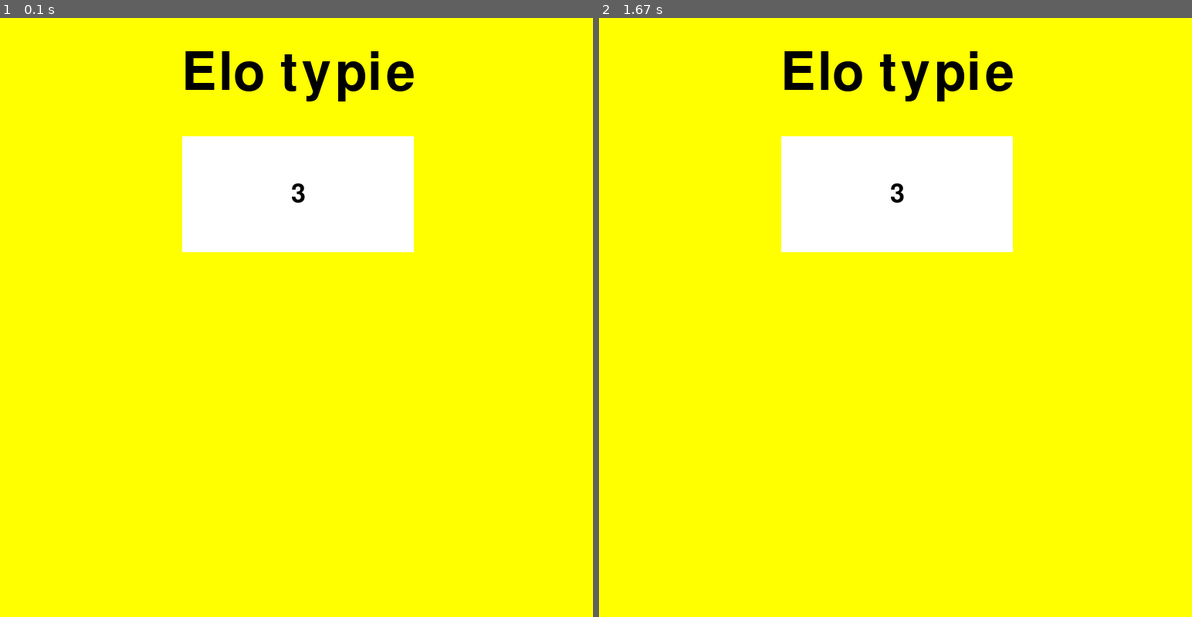
Above: before the commit, frames 1-2 (left to right).
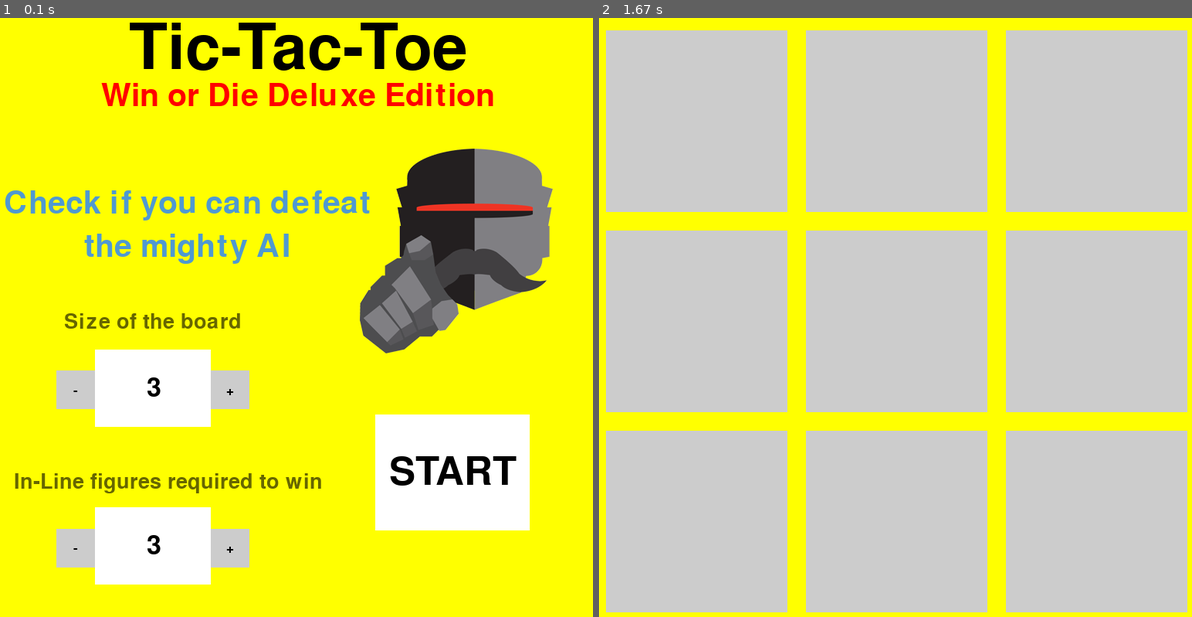
Above: after the commit, the same moments.

Repository: starmarek/AI_Pygame_tick-tack-toe
Game: pygame game, started from main.py
Two runs of this game, one before a commit and one after it. Both use one fixed random seed, a clock stepped at 60 frames per second and the inputs below.
Inputs (mouse positions are in pixels of both pictures, inside the frame that each line leads up to):
- Up to frame 1 (0.1 s): no input
- Up to frame 2 (1.67 s): click (1049, 473) at 0.38 s, where only the run after the commit has a clickable "START"; tap Enter at 0.67 s

The runs differ from the first frame. In frame 1, 32% of the frame differs, in the area x 0-94%, y 0-95%; in frame 2, 86%, in the area x 1-100%, y 2-100%.

Commit message:
COMPLETE WELCOME SCREEN, BASIC GAME SCREEN, GRID
- User is now able to change values of winning condition and board size
by clicking the buttons

- By clicking 'start' button, user is able to transit to the game screen
where basic grid is already displayed. Grid is able to change its size
depending on board size variable.

Diff:
--- a/main.py
+++ b/main.py
@@ -8,11 +8,18 @@
 BLACK = (0, 0, 0)
 WHITE = (255, 255, 255)
 YELLOW = (255, 255, 0)
+RED = (255, 0, 0)
+MIGHTY_BLUE = (79, 153, 209)
+OLIVE = (102, 102, 0)
+GRAY = (204, 204, 204)
+
+# images
+angryRobot = pg.image.load('angry_robot.png')
 
 pg.init()
 
 displayWindow = pg.display.set_mode((WINDOW_WIDTH, WINDOW_HEIGHT))
-pg.display.set_caption('Win or Die')
+pg.display.set_caption('Win or Die Deluxe')
 
 
 def display_message(size: int, message: str, color: tuple, position: tuple) -> None:
@@ -25,7 +32,6 @@
         color(tuple): color defined by the 3 - RGB - tuple
         position(tuple): x and y coordinated of the displayed text
     """
-
     text = pg.font.Font(None, size)
     text_surf = text.render(message, True, color)
     text_rect = text_surf.get_rect()
@@ -36,6 +42,16 @@
 def maintain_button(position: tuple, width: int, height: int, rect_color: tuple, message: str,
                     mess_color: tuple, desired_action=None) -> None:
     """
+    Display button at desired position. Also calls chosen function after it was clicked.
+
+    Parameters:
+        desired_action: function that will be called after button click
+        height(int): height of button
+        width(int): width of button
+        message(str): text that will be displayed on the button
+        mess_color(tuple): color of text, displayed on the button
+        rect_color(tuple): color of the button
+        position(tuple): x and y coordinated of the button
     """
     mouse_pos = pg.mouse.get_pos()
     mouse_clicked = pg.mouse.get_pressed()
@@ -43,18 +59,71 @@
     if (position[0] - width/2) < mouse_pos[0] < (position[0] + width/2) and \
             position[1] < mouse_pos[1] < (position[1] + height):
         if mouse_clicked[0] == 1 and desired_action is not None:
-            pg.time.delay(50)
-            desired_action()
+            pg.time.delay(200)
+            if desired_action():
+                return
     pg.draw.rect(displayWindow, rect_color, ((position[0]-(width/2), position[1]), (width, height)))
-    display_message(int(height/3), message, mess_color, (position[0], position[1] + height/2))
+    display_message(int(height/2), message, mess_color, (position[0], position[1] + height/2))
+
+
+class GameScreen:
+    def __init__(self, size, win_condition):
+        self.size = size
+        self.win_condition = win_condition
+        self.box_size = WINDOW_WIDTH / (1.1 * self.size + 0.1)
+        self.gap_size = 0.1 * self.box_size
+        self.markers = [[None for x in range(self.size)] for y in range(self.size)]
+
+    def draw_grid(self):
+        for i in range(1, self.size + 1):
+            for j in range(1, self.size + 1):
+                pg.draw.rect(displayWindow, GRAY, [j*self.gap_size+(j-1)*self.box_size,
+                                                   i*self.gap_size+(i-1)*self.box_size, self.box_size, self.box_size])
+
+   # def draw_tags(self):
+
+    def draw_components(self):
+        displayWindow.fill(YELLOW)
+        self.draw_grid()
+       # self.draw_tags()
 
 
 class GameEngine:
     board_size = 3
     win_cond = 3
 
-    def increment_size(self):
-        self.board_size += 1
+    def increment_board(self):
+        if self.board_size < 7:
+            self.board_size += 1
+
+    def increment_win_con(self):
+        if self.win_cond < 7 and self.win_cond < self.board_size:
+            self.win_cond += 1
+
+    def decrement_board(self):
+        if self.board_size > 3:
+            self.board_size += -1
+            if self.win_cond > self.board_size:
+                self.win_cond += -1
+
+    def decrement_win_con(self):
+        if self.win_cond > 3:
+            self.win_cond += -1
+
+    def run_game(self):
+        run = True
+        while run:
+            for event in pg.event.get():
+                if event.type == pg.QUIT:
+                    pg.quit()
+                    quit()
+                if event.type == pg.KEYDOWN:
+                    if event.key == pg.K_ESCAPE:
+                        run = False
+            primary_screen = GameScreen(self.board_size, self.win_cond)
+            primary_screen.draw_components()
+            pg.display.update()
+        return 1
 
     def run_first_screen(self):
         while True:
@@ -68,8 +137,20 @@
                         quit()
 
             displayWindow.fill(YELLOW)
-            display_message(100, 'Elo typie', BLACK, (WINDOW_WIDTH * 0.5, WINDOW_HEIGHT * 0.1))
-            maintain_button((WINDOW_WIDTH * 0.5, WINDOW_HEIGHT * 0.2), 300, 150, WHITE, str(self.board_size), BLACK, self.increment_size)
+            display_message(120, 'Tic-Tac-Toe', BLACK, (WINDOW_WIDTH*0.5, WINDOW_HEIGHT*0.06))
+            display_message(60, 'Win or Die Deluxe Edition', RED, (WINDOW_WIDTH*0.5, WINDOW_HEIGHT*0.135))
+            display_message(60, 'Check if you can defeat', MIGHTY_BLUE, (WINDOW_WIDTH * 0.32, WINDOW_HEIGHT*0.31))
+            display_message(60, 'the mighty AI', MIGHTY_BLUE, (WINDOW_WIDTH*0.32, WINDOW_HEIGHT*0.38))
+            displayWindow.blit(angryRobot, (WINDOW_WIDTH*0.6, WINDOW_HEIGHT*0.22))
+            display_message(40, 'Size of the board', OLIVE, (WINDOW_WIDTH*0.265, WINDOW_HEIGHT * 0.5))
+            maintain_button((WINDOW_WIDTH*0.14, WINDOW_HEIGHT*0.58), 50, 50, GRAY, "-", BLACK, self.decrement_board)
+            maintain_button((WINDOW_WIDTH*0.39, WINDOW_HEIGHT*0.58), 50, 50, GRAY, "+", BLACK, self.increment_board)
+            maintain_button((WINDOW_WIDTH*0.266, WINDOW_HEIGHT*0.545), 150, 100, WHITE, str(self.board_size), BLACK)
+            display_message(40, 'In-Line figures required to win', OLIVE, (WINDOW_WIDTH*0.29, WINDOW_HEIGHT*0.76))
+            maintain_button((WINDOW_WIDTH*0.14, WINDOW_HEIGHT*0.835), 50, 50, GRAY, "-", BLACK, self.decrement_win_con)
+            maintain_button((WINDOW_WIDTH*0.39, WINDOW_HEIGHT*0.835), 50, 50, GRAY, "+", BLACK, self.increment_win_con)
+            maintain_button((WINDOW_WIDTH*0.266, WINDOW_HEIGHT*0.8), 150, 100, WHITE, str(self.win_cond), BLACK)
+            maintain_button((WINDOW_WIDTH*0.75, WINDOW_HEIGHT*0.65), 200, 150, WHITE, 'START', BLACK, self.run_game)
             pg.display.update()
 
 
Binary file added: angry_robot.png
